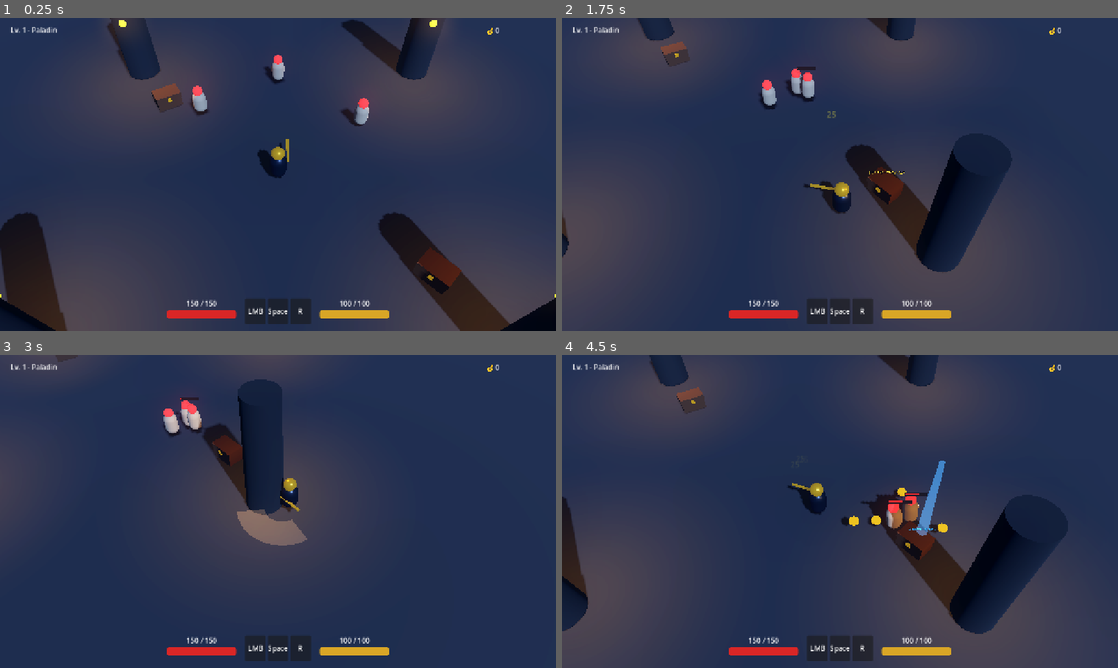
Above: before the commit, frames 1-4 (two rows, left to right).
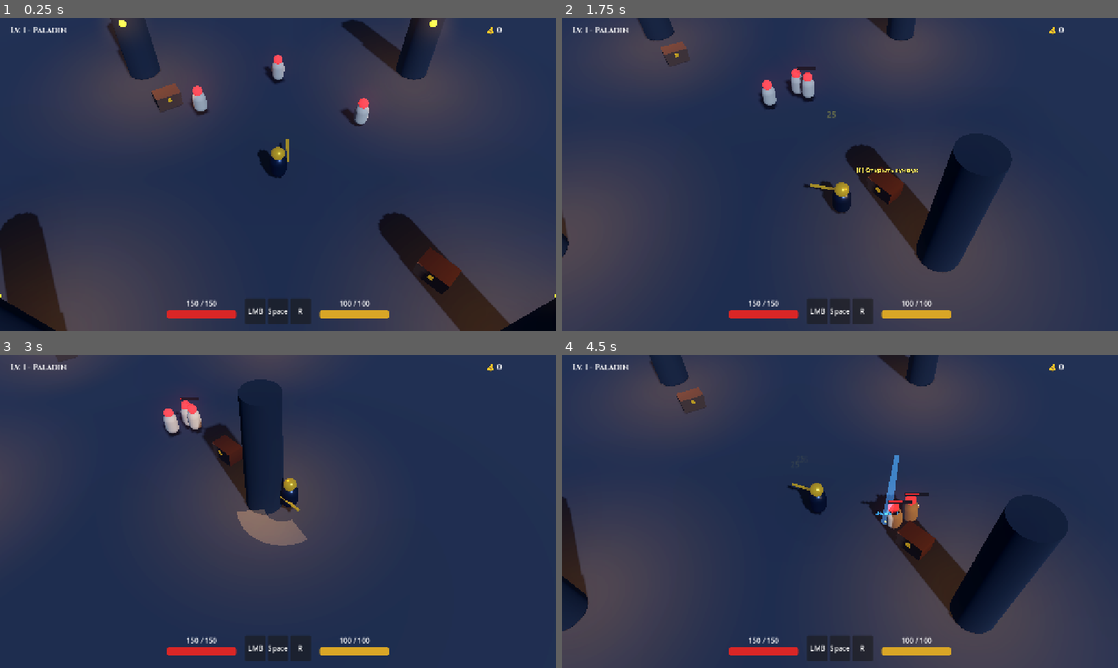
Above: after the commit, the same moments.

Repository: pAXLs/devil_hanter_game
Game: Godot game, scene res://scenes/world/Main.tscn
Two runs of this game, one before a commit and one after it. Both use one fixed random seed, a clock stepped at 60 frames per second and the inputs below.
Inputs (mouse positions are in pixels of both pictures, inside the frame that each line leads up to):
- Up to frame 1 (0.25 s): no input
- Up to frame 2 (1.75 s): move the mouse to (962, 158) at 0.52 s; hold D (move_right) 0.53-1.28 s; click (962, 158) at 0.6 s; move the mouse to (728, 190) at 1.27 s; hold S (move_down) from 1.28 s (still down); tap Space (dash) at 1.35 s
- Up to frame 3 (3 s): move the mouse to (333, 442) at 2.02 s; release S (move_down) at 2.03 s; hold D (move_right) 2.03-2.78 s; tap F (interact) at 2.1 s; move the mouse to (250, 574) at 2.77 s; hold W (move_up) from 2.78 s (still down); click (250, 574) at 2.85 s
- Up to frame 4 (4.5 s): move the mouse to (1006, 558) at 3.52 s; release W (move_up) at 3.53 s; hold A (move_left) from 3.53 s (still down); tap Space (dash) at 3.6 s; move the mouse to (673, 464) at 4.27 s; tap F (interact) at 4.35 s

The runs differ from the first frame. In frame 1, 0.1% of the frame differs, in the area x 2-91%, y 2-6%; in frame 2, 0.2%; in frame 3, 0.1%; in frame 4, 1.1%, in the area x 2-91%, y 2-58%.

Commit message:
feat: add Cinzel font, scale down coins, tighten drop scatter, rebalance drop rates

Diff:
--- a/scenes/items/LootDrop.tscn
+++ b/scenes/items/LootDrop.tscn
@@ -1,23 +1,24 @@
-[gd_scene load_steps=8 format=3 uid="uid://bvyg7km8n82a1"]
+[gd_scene load_steps=9 format=3 uid="uid://bvyg7km8n82a1"]
 
 [ext_resource type="Script" path="res://scripts/items/LootDrop.gd" id="1_loot"]
+[ext_resource type="FontFile" path="res://assets/fonts/Cinzel-Bold.ttf" id="2_font"]
 
 [sub_resource type="SphereShape3D" id="SphereShape3D_root"]
-radius = 0.6
+radius = 0.45
 
 [sub_resource type="StandardMaterial3D" id="StandardMaterial3D_gold"]
-albedo_color = Color(1, 0.8, 0.1, 1)
-metallic = 0.9
-roughness = 0.2
+albedo_color = Color(1, 0.82, 0.1, 1)
+metallic = 0.95
+roughness = 0.25
 emission_enabled = true
-emission = Color(1, 0.7, 0.1, 1)
-emission_energy_multiplier = 0.8
+emission = Color(1, 0.75, 0.1, 1)
+emission_energy_multiplier = 0.9
 
 [sub_resource type="CylinderMesh" id="CylinderMesh_coin"]
 material = SubResource("StandardMaterial3D_gold")
-top_radius = 0.22
-bottom_radius = 0.22
-height = 0.08
+top_radius = 0.09
+bottom_radius = 0.09
+height = 0.025
 
 [sub_resource type="StandardMaterial3D" id="StandardMaterial3D_beam"]
 shading_mode = 0
@@ -27,9 +28,9 @@
 
 [sub_resource type="CylinderMesh" id="CylinderMesh_beam"]
 material = SubResource("StandardMaterial3D_beam")
-top_radius = 0.1
-bottom_radius = 0.25
-height = 4.5
+top_radius = 0.08
+bottom_radius = 0.22
+height = 4.0
 
 [node name="LootDrop" type="Area3D"]
 collision_layer = 64
@@ -45,14 +46,16 @@
 mesh = SubResource("CylinderMesh_coin")
 
 [node name="LootBeam" type="MeshInstance3D" parent="."]
-transform = Transform3D(1, 0, 0, 0, 1, 0, 0, 0, 1, 0, 2.25, 0)
+transform = Transform3D(1, 0, 0, 0, 1, 0, 0, 0, 1, 0, 2.0, 0)
 visible = false
 mesh = SubResource("CylinderMesh_beam")
 
 [node name="Label3D" type="Label3D" parent="."]
-transform = Transform3D(1, 0, 0, 0, 1, 0, 0, 0, 1, 0, 0.55, 0)
+transform = Transform3D(1, 0, 0, 0, 1, 0, 0, 0, 1, 0, 0.6, 0)
 billboard = 1
 no_depth_test = true
 text = "Золото"
-font_size = 28
-outline_size = 6
+font = ExtResource("2_font")
+font_size = 40
+outline_size = 10
+outline_color = Color(0.05, 0.05, 0.05, 1)
--- a/scenes/ui/HUD.tscn
+++ b/scenes/ui/HUD.tscn
@@ -2,6 +2,7 @@
 
 [ext_resource type="Script" path="res://scripts/ui/HUD.gd" id="1_hud"]
 [ext_resource type="Script" path="res://scripts/ui/DamageNumbersManager.gd" id="2_dmg"]
+[ext_resource type="FontFile" path="res://assets/fonts/Cinzel-Bold.ttf" id="3_font"]
 
 [sub_resource type="StyleBoxFlat" id="StyleBoxFlat_hp_fill"]
 bg_color = Color(0.85, 0.15, 0.15, 1)
@@ -34,8 +35,10 @@
 layout_mode = 1
 offset_left = 24.0
 offset_top = 16.0
-offset_right = 200.0
-offset_bottom = 42.0
+offset_right = 260.0
+offset_bottom = 44.0
+theme_override_fonts/font = ExtResource("3_font")
+theme_override_font_sizes/font_size = 18
 text = "Lv. 1 - Paladin"
 
 [node name="GoldContainer" type="HBoxContainer" parent="TopBar"]
@@ -51,6 +54,8 @@
 
 [node name="GoldLabel" type="Label" parent="TopBar/GoldContainer"]
 layout_mode = 2
+theme_override_fonts/font = ExtResource("3_font")
+theme_override_font_sizes/font_size = 18
 text = "💰 0"
 
 [node name="BottomBar" type="Control" parent="."]
--- a/scenes/world/Chest.tscn
+++ b/scenes/world/Chest.tscn
@@ -1,6 +1,7 @@
-[gd_scene load_steps=10 format=3 uid="uid://c8vxek7mqw2a3"]
+[gd_scene load_steps=11 format=3 uid="uid://c8vxek7mqw2a3"]
 
 [ext_resource type="Script" path="res://scripts/world/Chest.gd" id="1_chest"]
+[ext_resource type="FontFile" path="res://assets/fonts/Cinzel-Bold.ttf" id="2_font"]
 
 [sub_resource type="BoxShape3D" id="BoxShape3D_chest_col"]
 size = Vector3(1.4, 0.9, 0.9)
@@ -65,10 +66,12 @@
 shape = SubResource("SphereShape3D_interact")
 
 [node name="PromptLabel" type="Label3D" parent="."]
-transform = Transform3D(1, 0, 0, 0, 1, 0, 0, 0, 1, 0, 1.4, 0)
+transform = Transform3D(1, 0, 0, 0, 1, 0, 0, 0, 1, 0, 1.5, 0)
 billboard = 1
 no_depth_test = true
 text = "[F] Открыть сундук"
-font_size = 32
-outline_size = 8
-modulate = Color(1, 0.85, 0.25, 1)
+font = ExtResource("2_font")
+font_size = 48
+outline_size = 12
+outline_color = Color(0.05, 0.05, 0.05, 1)
+modulate = Color(1, 0.88, 0.3, 1)
--- a/scripts/enemies/BaseEnemy.gd
+++ b/scripts/enemies/BaseEnemy.gd
@@ -171,19 +171,20 @@
 func _spawn_death_loot() -> void:
 	var root := get_tree().current_scene
 	var loot_scene = preload("res://scenes/items/LootDrop.tscn")
-	var drop_origin := global_position + Vector3.UP * 0.5
-
-	# 2-4 Coins (Type 0 = Gold)
-	var coin_count := randi_range(2, 4)
-	for i in range(coin_count):
-		var coin = loot_scene.instantiate()
-		coin.item_type = 0
-		coin.amount = randi_range(5, 12)
-		root.add_child(coin)
-		coin.global_position = drop_origin
-
-	# 35% chance HP potion (Type 1 = Potion, Rarity 1 = Rare)
-	if randf() < 0.35:
+	var drop_origin := global_position + Vector3.UP * 0.3
+
+	# 50% chance to drop 1-2 Coins (Type 0 = Gold)
+	if randf() < 0.50:
+		var coin_count := randi_range(1, 2)
+		for i in range(coin_count):
+			var coin = loot_scene.instantiate()
+			coin.item_type = 0
+			coin.amount = randi_range(4, 9)
+			root.add_child(coin)
+			coin.global_position = drop_origin
+
+	# 15% chance HP potion (Type 1 = Potion, Rarity 1 = Rare)
+	if randf() < 0.15:
 		var pot = loot_scene.instantiate()
 		pot.item_type = 1
 		pot.item_name = "Зелье HP"
@@ -191,8 +192,8 @@
 		root.add_child(pot)
 		pot.global_position = drop_origin
 
-	# 15% chance Weapon drop with beam (Type 2 = Weapon, Rarity 1 = Rare)
-	if randf() < 0.15:
+	# 6% chance Weapon drop with beam (Type 2 = Weapon, Rarity 1 = Rare)
+	if randf() < 0.06:
 		var wpn = loot_scene.instantiate()
 		wpn.item_type = 2
 		wpn.item_name = "◆ Костяной Меч"
--- a/scripts/items/LootDrop.gd
+++ b/scripts/items/LootDrop.gd
@@ -34,10 +34,10 @@
 
 	_setup_visuals()
 
-	# Initial pop impulse in random arc
+	# Initial tight pop impulse right under feet
 	var angle := randf() * TAU
-	var h_speed := randf_range(1.5, 3.5)
-	velocity = Vector3(cos(angle) * h_speed, randf_range(4.0, 6.5), sin(angle) * h_speed)
+	var h_speed := randf_range(0.3, 0.9)
+	velocity = Vector3(cos(angle) * h_speed, randf_range(2.0, 3.5), sin(angle) * h_speed)
 
 func _setup_visuals() -> void:
 	var rarity_color := Color.WHITE
Binary file added: assets/fonts/Cinzel-Bold.ttf
Not shown, added: assets/fonts/Cinzel-Bold.ttf.import
Not shown, added: scripts/items/LootDrop.gd.uid
Not shown, added: scripts/ui/HealthBar3D.gd.uid
Not shown, added: scripts/world/Chest.gd.uid
